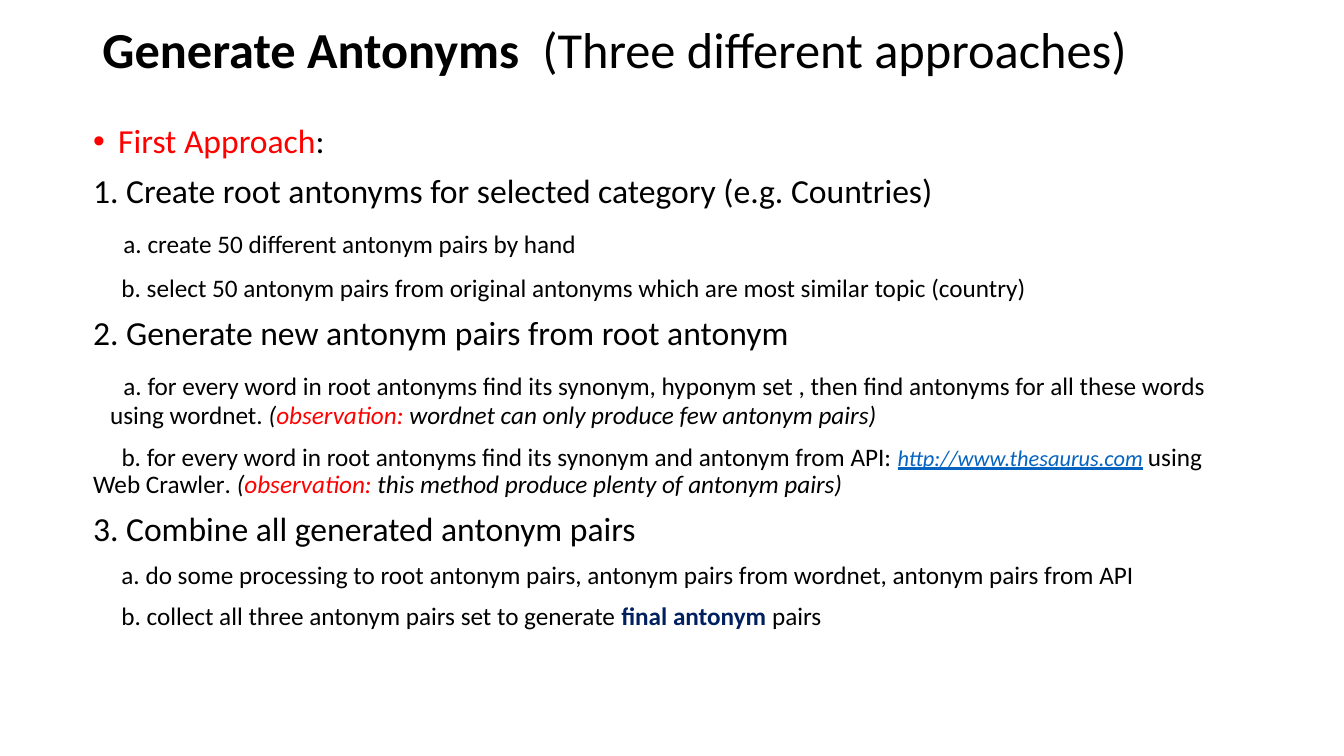
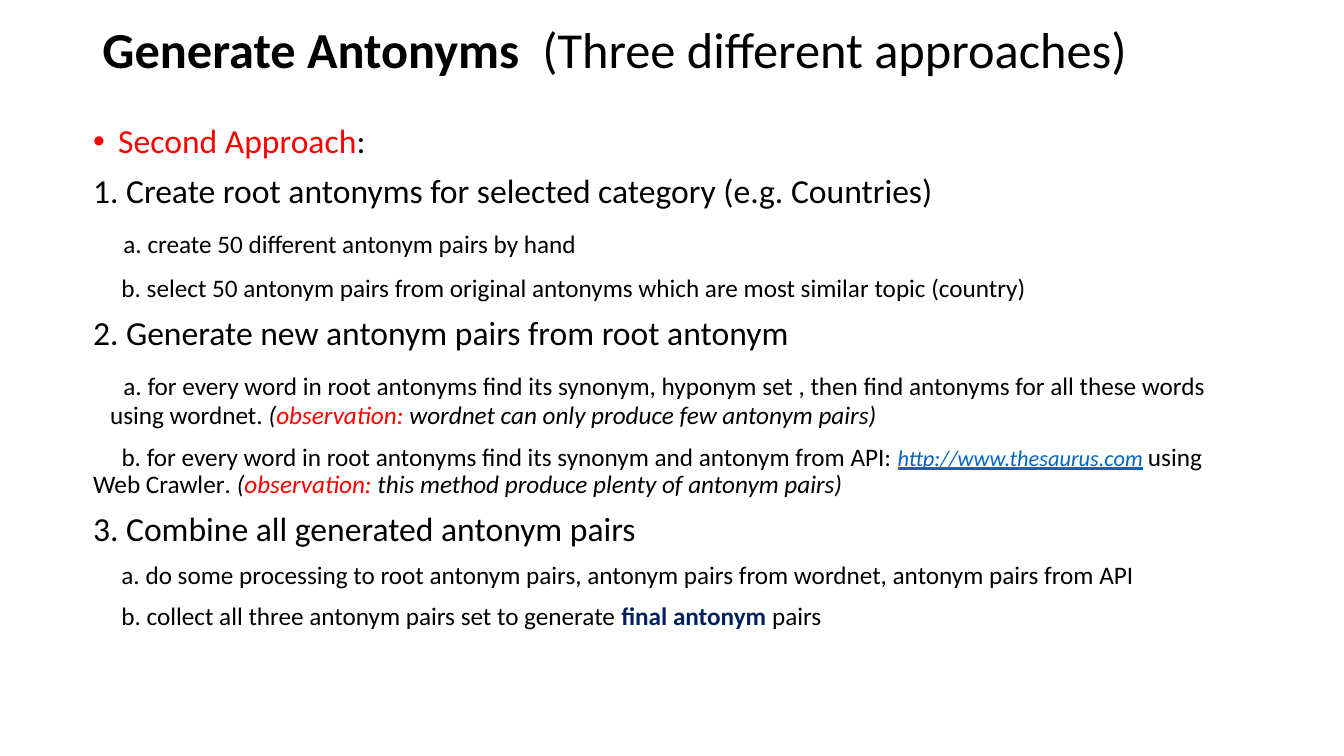
Before and after one commit to ichbinhandsome/Semantic-Differentials-for-Wikipedia-using-the-POLAR-Framework, a slide deck: slide 8 of Results Antonym generation.pptx (slide 9 before the commit). Drawn at 1344x756 pixels with LibreOffice and Linux fonts; fonts in the diff are those of the drawing. Boxes give left, top, right and bottom in pixels: in the first picture for what was removed or moved away, otherwise in the second. Text is boxed around its words. In the diff, an @@ line names an element or a change of style, - is before the commit and + after.

```diff
--- a/Results Antonym generation.pptx
+++ b/Results Antonym generation.pptx
@@ text at (118,129,366,159): text changed @@
-• First Approach:
+• Second Approach:
```
Also in this commit, not shown: 15 other slides changed, 1 slide added, 2 slides removed.
